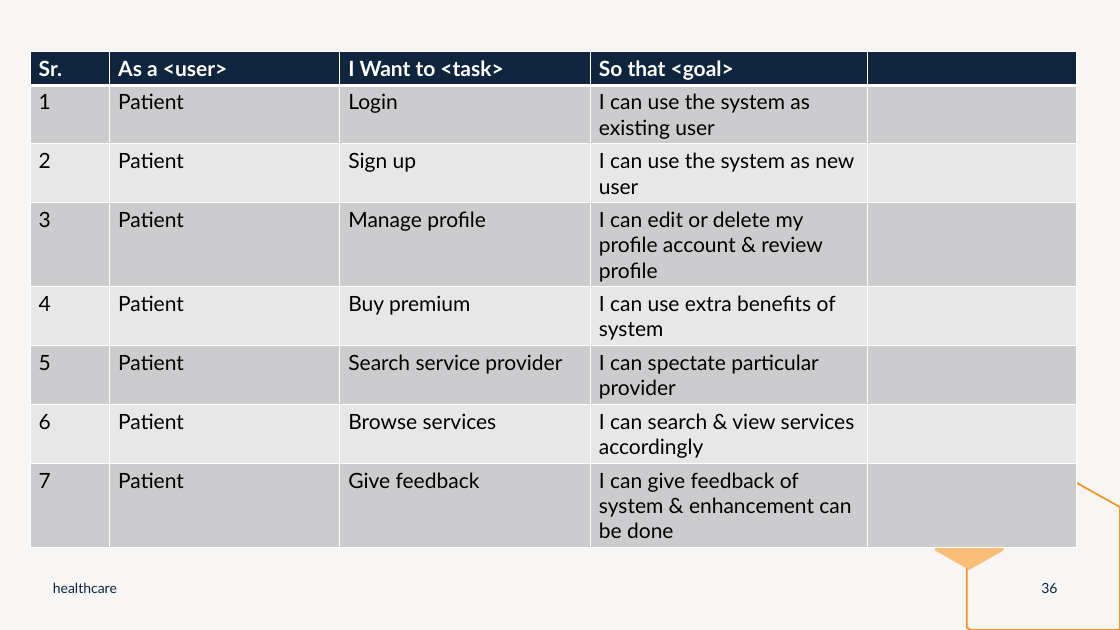
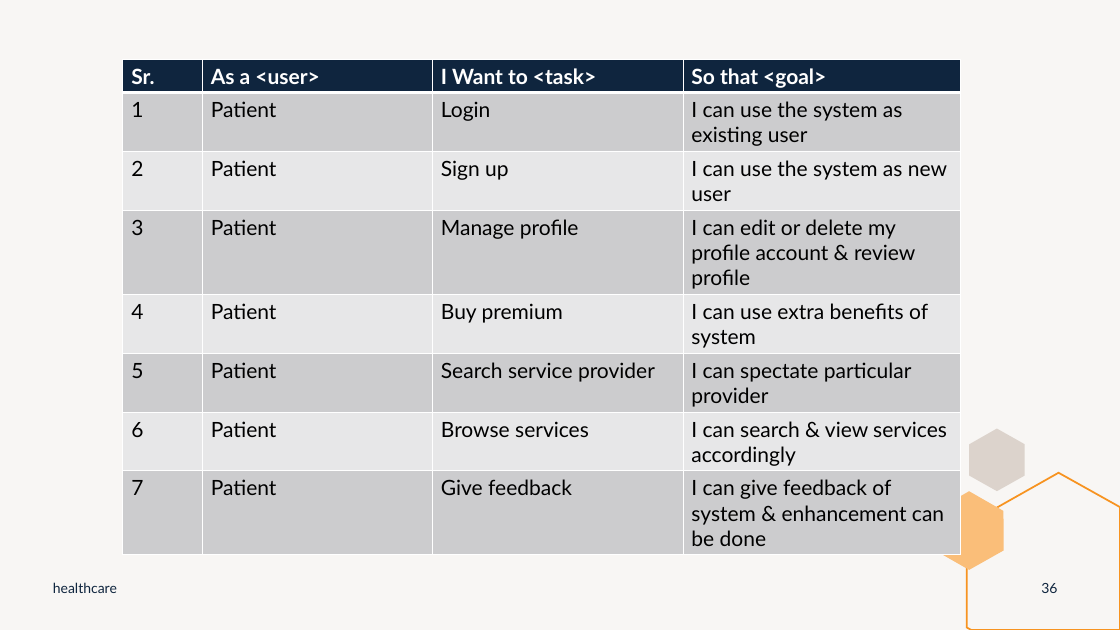
Before and after one commit to arnoldhere/healthcare_using_django, a slide deck: slide 36 of Doc/HealthCare.pptx. Drawn at 1120x630 pixels with LibreOffice and Linux fonts; fonts in the diff are those of the drawing. Boxes give left, top, right and bottom in pixels: in the first picture for what was removed or moved away, otherwise in the second. Text is boxed around its words. In the diff, an @@ line names an element or a change of style, - is before the commit and + after.

```diff
--- a/Doc/HealthCare.pptx
+++ b/Doc/HealthCare.pptx
@@ table at (x1=123, y1=59, x2=960, y2=555) @@
-column 5:  |  |  |  |  |  |  | 
@@ table resized from (x1=30, y1=51, x2=1077, y2=547) to (x1=123, y1=59, x2=960, y2=555) @@
```
Also in this commit, not shown: 5 other slides changed.
